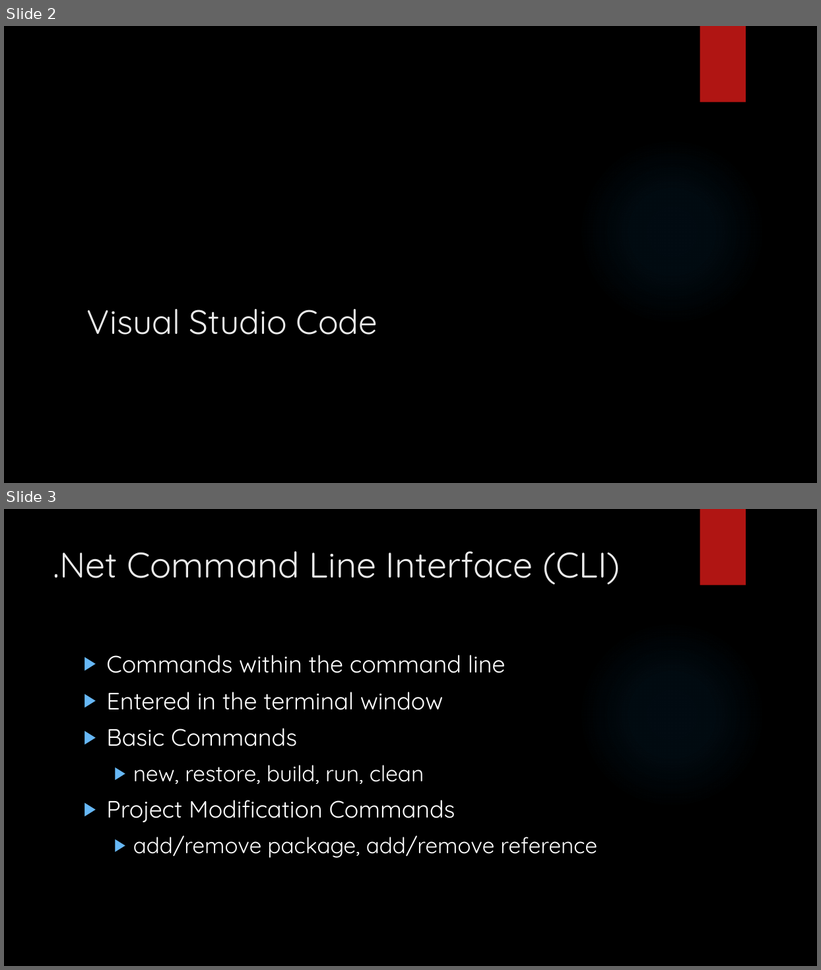
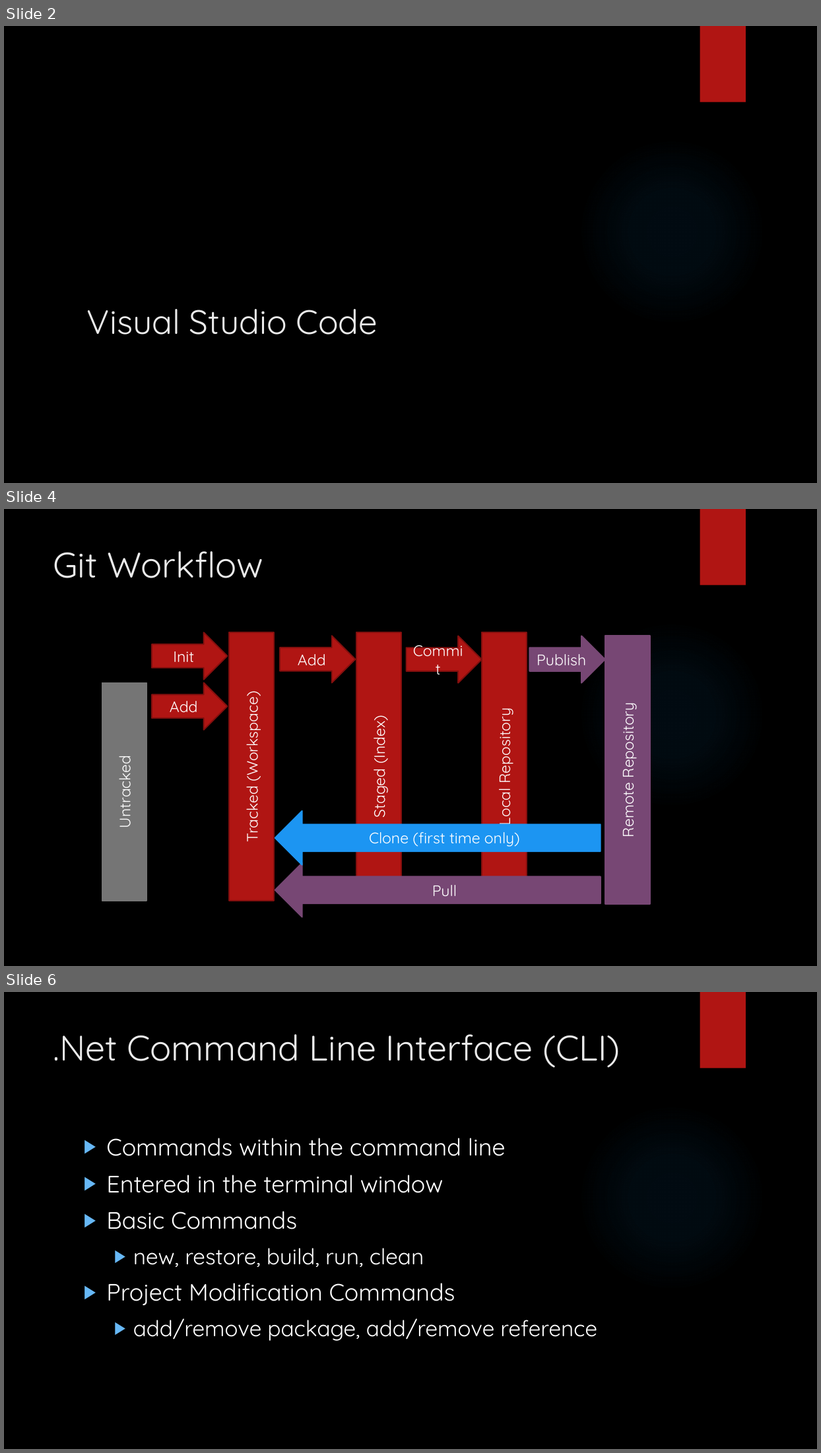
Before and after one commit to LogolsLLC/Logols-May2018, a slide deck: Slides/02_C#_TrainingPlan.pptx. Shown one above the other, each under a label of ours: slides 2 and 3 before the commit, slides 2, 4 and 6 after it; the slides between them are not shown. The pictures are 821x970 and 821x1453 pixels, drawn with LibreOffice and Linux fonts; fonts in the diff are those of the drawing; background and template pictures are left out. Boxes give left, top, right and bottom in pixels: in the first picture for what was removed or moved away, otherwise in the second. Text is boxed around its words. In the diff, an @@ line names an element or a change of style, - is before the commit and + after.

```diff
--- a/Slides/02_C#_TrainingPlan.pptx
+++ b/Slides/02_C#_TrainingPlan.pptx
@@ slide 4 added at [4, 509, 817, 966], background picture (left out); not listed: 2 template elements that a slide beside it also shows @@
@@ title added at [54, 551, 263, 578], 42 pt, text #EBEBEB @@
+Git Workflow
@@ right arrow added at [152, 633, 227, 680], fill #B01513, outline #82100E 1.5 pt, 18 pt, text #FFFFFF @@
+Init
@@ rectangle added at [229, 633, 274, 901], fill #B01513, outline #82100E 1.5 pt, 18 pt, text #FFFFFF @@
+Tracked (Workspace)
@@ right arrow added at [280, 636, 355, 683], fill #B01513, outline #82100E 1.5 pt, 18 pt, text #FFFFFF @@
+Add
@@ rectangle added at [356, 633, 402, 901], fill #B01513, outline #82100E 1.5 pt, 18 pt, text #FFFFFF @@
+Staged (Index)
@@ right arrow added at [407, 636, 482, 683], fill #B01513, outline #82100E 1.5 pt, 18 pt, text #FFFFFF @@
+Commit
@@ rectangle added at [482, 633, 527, 901], fill #B01513, outline #82100E 1.5 pt, 18 pt, text #FFFFFF @@
+Local Repository
@@ right arrow added at [530, 636, 605, 683], fill #764674, outline #764674 1.5 pt, 18 pt, text #FFFFFF @@
+Publish
@@ rectangle added at [605, 636, 651, 904], fill #764674, outline #764674 1.5 pt, 18 pt, text #FFFFFF @@
+Remote Repository
@@ rectangle added at [102, 683, 147, 901], fill #767676, outline #767676 1.5 pt, 18 pt, text #FFFFFF @@
+Untracked
@@ right arrow added at [152, 683, 227, 730], fill #B01513, outline #82100E 1.5 pt, 18 pt, text #FFFFFF @@
+Add
@@ left arrow added at [275, 811, 601, 865], fill #1C95F2, outline #1C95F2 1.5 pt, 18 pt, text #FFFFFF @@
+Clone (first time only)
@@ left arrow added at [275, 863, 601, 918], fill #764674, outline #764674 1.5 pt, 18 pt, text #FFFFFF @@
+Pull
@@ what was slide 3 is now slide 6 @@
```
Also in this commit, not shown: 2 other slides added, 20 other files.
